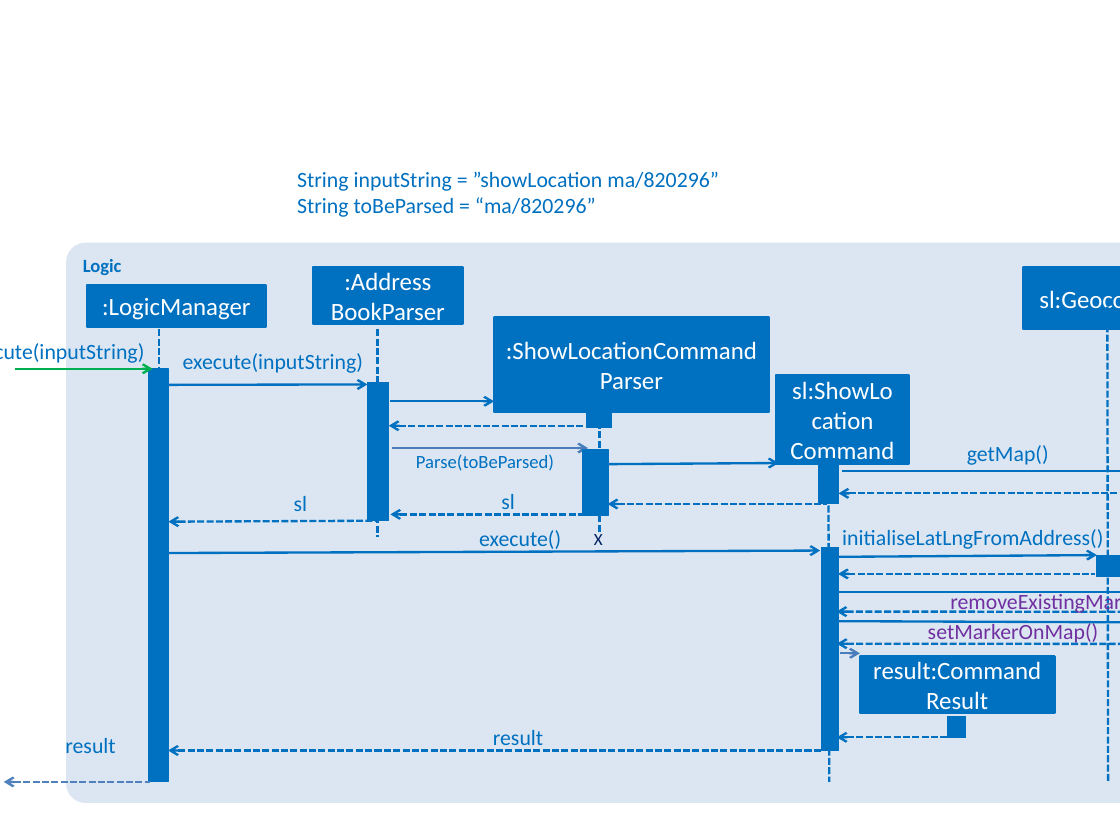
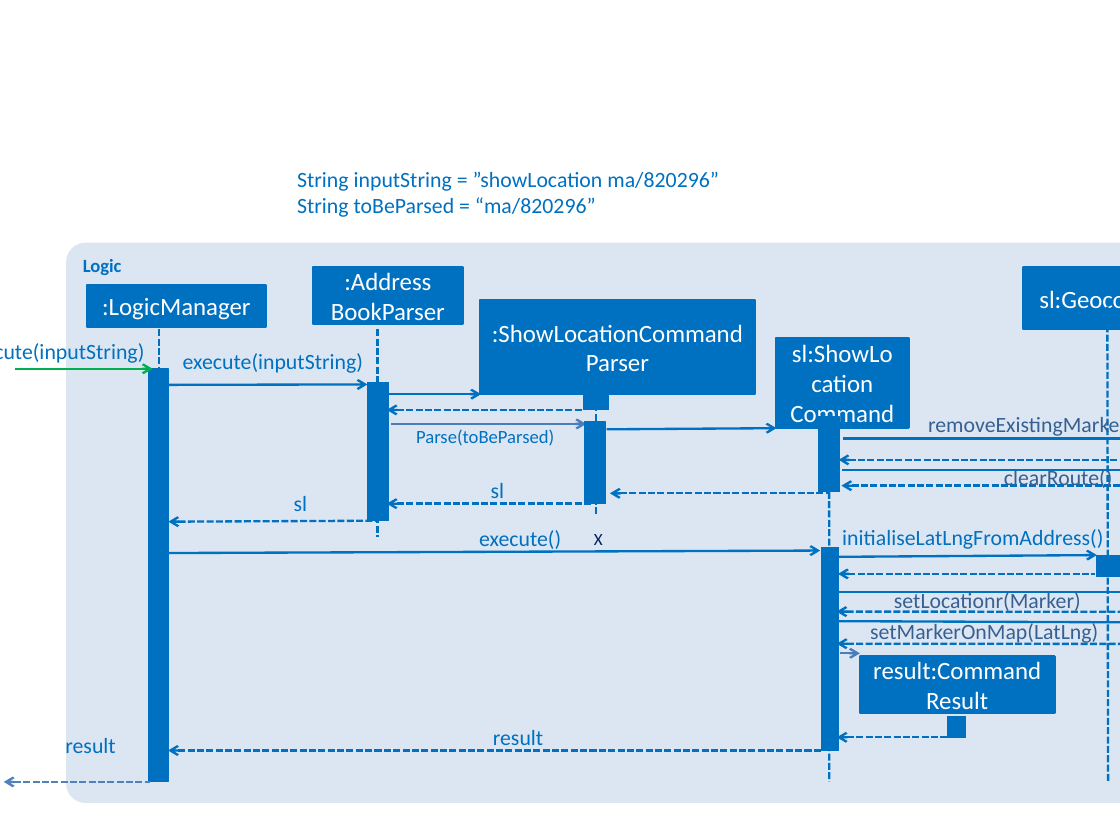
Before and after one commit to tzerbin/addressbook-level4, a slide deck: slide 1 of docs/diagrams/ShowLocationSequenceDiagram.pptx. Drawn at 1120x840 pixels with LibreOffice and Linux fonts; fonts in the diff are those of the drawing. Boxes give left, top, right and bottom in pixels: in the first picture for what was removed or moved away, otherwise in the second. Text is boxed around its words. In the diff, an @@ line names an element or a change of style, - is before the commit and + after.

```diff
--- a/docs/diagrams/ShowLocationSequenceDiagram.pptx
+++ b/docs/diagrams/ShowLocationSequenceDiagram.pptx
@@ rectangle ":ShowLocationCommand": place and size @@
-rectangle ":ShowLocationCommand" at [494,318,769,412]
+rectangle ":ShowLocationCommand" at [480,300,756,394]
@@ arrow moved from (391, 401) - (494, 401) to (377, 394) - (480, 394) @@
@@ 1 arrow, 1 rectangle, 1 line: place and size @@
-1 arrow, 1 rectangle, 1 line at [389,412,613,534]
+1 arrow, 1 rectangle, 1 line at [386,395,609,516]
@@ text "removeExistingMarker()": place and size @@
-text "removeExistingMarker()" at [813,587,1120,614]
+text "removeExistingMarker()" at [928,414,1120,439]
@@ text "removeExistingMarker()" at [928,414,1120,439]: text colour #7030A0 to #376092 @@
@@ rectangle: place and size @@
-rectangle at [819,459,839,504]
+rectangle at [819,417,840,492]
@@ line moved from (829, 459) - (829, 782) to (829, 417) - (829, 782) @@
@@ arrow moved from (392, 448) - (588, 448) to (391, 424) - (586, 424) @@
@@ text "Parse(toBeParsed)": place and size @@
-text "Parse(toBeParsed)" at [416,454,554,471]
+text "Parse(toBeParsed)" at [416,429,554,446]
@@ rectangle: place and size @@
-rectangle at [582,450,608,515]
+rectangle at [585,422,606,504]
@@ 3 arrows, 1 rectangle: place and size @@
-3 arrows, 1 rectangle at [609,375,1120,493]
+3 arrows, 1 rectangle at [607,338,1120,460]
@@ text removed at [967,445,1049,465] @@
-getMap()
@@ text "sl": place and size @@
-text "sl" at [501,494,515,515]
+text "sl" at [491,483,505,505]
@@ arrow added from (842, 470) to (1120, 470), #0070C0 1.5 pt @@
@@ text added at [1004,467,1113,491], 14 pt, text #376092 @@
+clearRoute()
@@ arrow moved from (391, 514) - (595, 514) to (386, 504) - (591, 504) @@
@@ arrow moved from (608, 504) - (827, 504) to (610, 493) - (829, 493) @@
@@ arrow added from (1120, 486) to (841, 486), #0070C0 1.5 pt dashed @@
@@ text added at [894,591,1081,613], 14 pt, text #376092 @@
+setLocationr(Marker)
@@ text at [870,621,1098,645]: text changed; text colour #7030A0 to #376092 @@
-setMarkerOnMap()
+setMarkerOnMap(LatLng)
```
Also in this commit, not shown: 4 other files.
